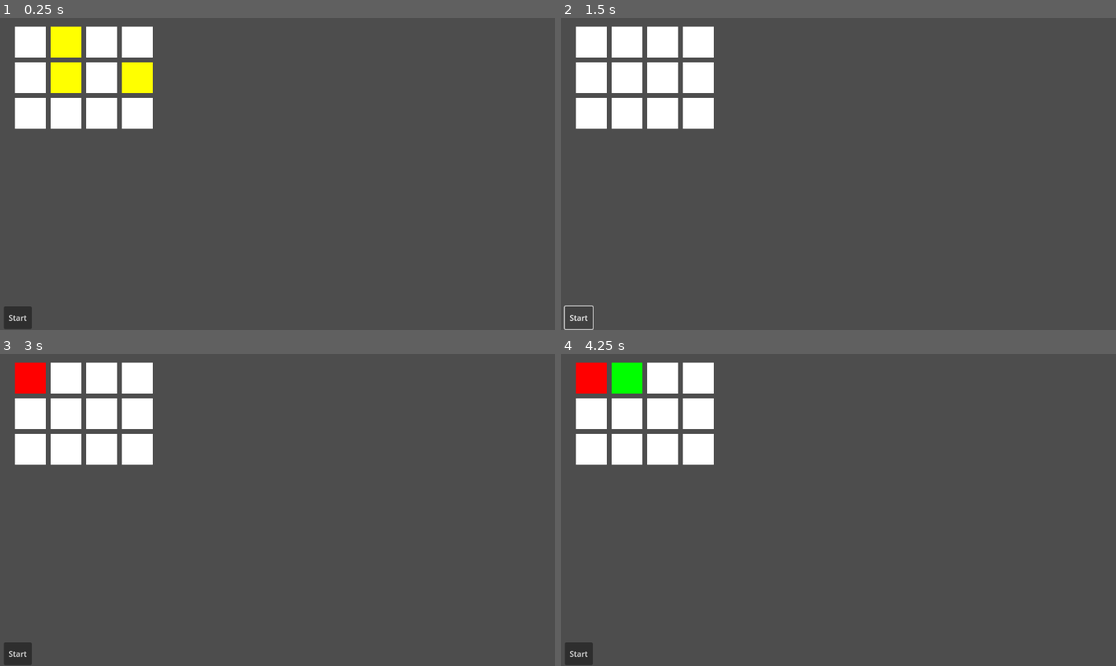
Above: before the commit, frames 1-4 (two rows, left to right).
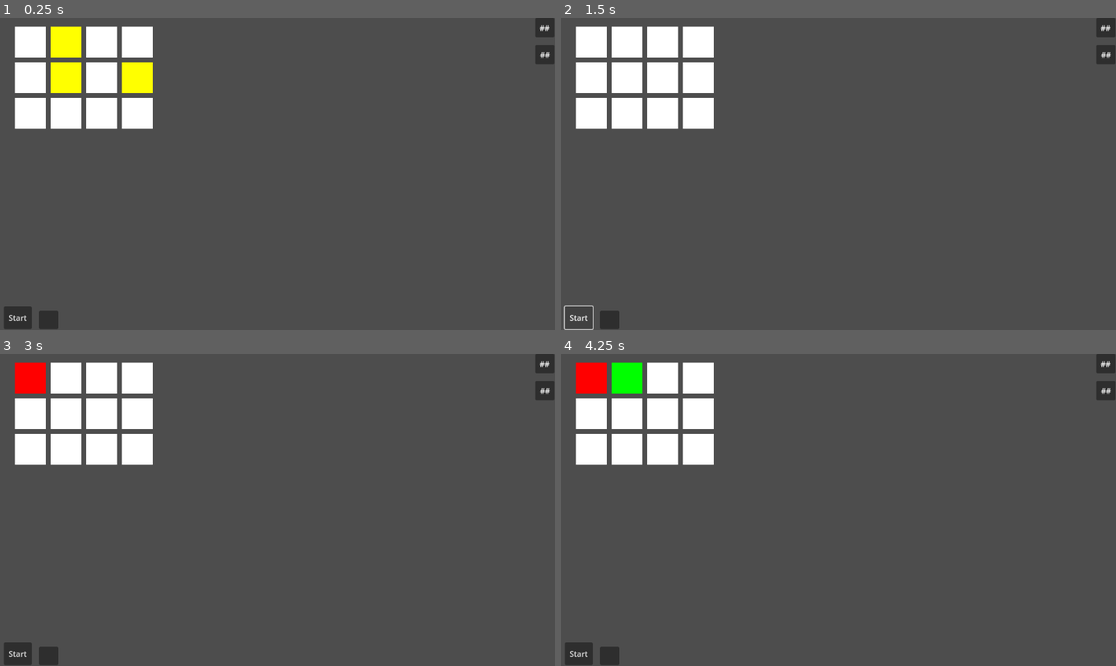
Above: after the commit, the same moments.

Repository: Joen-club/BrainTrainer
Game: Godot game, scene res://RememberCells.tscn
Same seed, same stepped clock (60 frames per second), same inputs: the game is played once before the commit and once after it. The project has no main scene, so this scene is started directly. The engine's default icon, where the game draws it, is replaced by a stand-in: a white triangle on a blue panel in a dark square.
Inputs (mouse positions are in pixels of both pictures, inside the frame that each line leads up to):
- Up to frame 1 (0.25 s): no input
- Up to frame 2 (1.5 s): click (610, 320) at 0.52 s; click "Start" at 1.25 s
- Up to frame 3 (3 s): click "Start" at 2 s; click (27, 378) at 2.77 s
- Up to frame 4 (4.25 s): click (627, 378) at 3.52 s

The runs differ from the first frame. In frame 1, 0.6% of the frame differs, in the area x 7-100%, y 0-100%; in frame 2, 0.6%; in frame 3, 0.6%; in frame 4, 0.6%.

Commit message:
First commit, let's see if I don't break everything

Diff:
--- a/superiorwikium/RememberCells.tscn
+++ b/superiorwikium/RememberCells.tscn
@@ -1,7 +1,8 @@
-[gd_scene load_steps=3 format=3 uid="uid://6ieacoswvdfp"]
+[gd_scene load_steps=4 format=3 uid="uid://6ieacoswvdfp"]
 
 [ext_resource type="Script" path="res://remember_cells.gd" id="1_4kpxh"]
 [ext_resource type="PackedScene" uid="uid://bg1pyw13j1j16" path="res://remember_cells_grid.tscn" id="2_x524u"]
+[ext_resource type="PackedScene" uid="uid://bfrlfwoa4xm7k" path="res://hud.tscn" id="3_22o4q"]
 
 [node name="RememberCellsManager" type="Control"]
 layout_mode = 3
@@ -31,4 +32,14 @@
 offset_bottom = 646.0
 text = "Start"
 
+[node name="HUD" parent="." instance=ExtResource("3_22o4q")]
+
+[node name="Main_menu" parent="HUD" index="3"]
+offset_left = 81.0
+offset_top = 608.0
+offset_right = 121.0
+offset_bottom = 646.0
+
 [connection signal="pressed" from="StartGame" to="." method="_on_start_game_pressed"]
+
+[editable path="HUD"]
--- a/superiorwikium/game_manager.tscn
+++ b/superiorwikium/game_manager.tscn
@@ -1,14 +1,11 @@
-[gd_scene load_steps=10 format=3 uid="uid://dk3scfg428j2o"]
+[gd_scene load_steps=7 format=3 uid="uid://dk3scfg428j2o"]
 
 [ext_resource type="Script" path="res://game_manager.gd" id="1_y72jj"]
 [ext_resource type="PackedScene" uid="uid://12aearhow6lf" path="res://Submarines/red_submarine.tscn" id="2_7w176"]
 [ext_resource type="PackedScene" uid="uid://cipd0hdqeoo3d" path="res://Submarines/yellow_submarine.tscn" id="3_58rwp"]
 [ext_resource type="Script" path="res://game_mod_manager.gd" id="4_q26pf"]
-[ext_resource type="Script" path="res://hud.gd" id="4_qthsx"]
-[ext_resource type="PackedScene" uid="uid://ccnqu2d1hlw7c" path="res://performance_review.tscn" id="5_g2x66"]
 [ext_resource type="PackedScene" uid="uid://ci56y0nc8mhf5" path="res://back_ground.tscn" id="5_gasnw"]
-[ext_resource type="Script" path="res://input_indicator.gd" id="7_wri03"]
-[ext_resource type="Texture2D" uid="uid://pcg0knnehq0j" path="res://icon.svg" id="8_gndxg"]
+[ext_resource type="PackedScene" uid="uid://bfrlfwoa4xm7k" path="res://hud.tscn" id="6_38nmp"]
 
 [node name="GameManager" type="Node2D"]
 script = ExtResource("1_y72jj")
@@ -20,112 +17,5 @@
 
 [node name="BackGround" parent="." instance=ExtResource("5_gasnw")]
 
-[node name="HUD" type="Control" parent="."]
+[node name="HUD" parent="." instance=ExtResource("6_38nmp")]
 unique_name_in_owner = true
-layout_mode = 3
-anchors_preset = 0
-offset_right = 1151.0
-offset_bottom = 651.0
-size_flags_horizontal = 0
-size_flags_vertical = 0
-mouse_filter = 2
-script = ExtResource("4_qthsx")
-performance_review = ExtResource("5_g2x66")
-
-[node name="Score" type="Panel" parent="HUD"]
-layout_mode = 1
-anchors_preset = 5
-anchor_left = 0.5
-anchor_right = 0.5
-offset_left = 535.5
-offset_top = 56.0
-offset_right = 575.5
-offset_bottom = 96.0
-grow_horizontal = 2
-
-[node name="Scoretext" type="Label" parent="HUD/Score"]
-layout_mode = 1
-anchors_preset = 8
-anchor_left = 0.5
-anchor_top = 0.5
-anchor_right = 0.5
-anchor_bottom = 0.5
-offset_left = -10.5
-offset_top = -11.5
-offset_right = 10.5
-offset_bottom = 11.5
-grow_horizontal = 2
-grow_vertical = 2
-text = "##"
-
-[node name="Timer" type="Panel" parent="HUD"]
-layout_mode = 1
-anchors_preset = 1
-anchor_left = 1.0
-anchor_right = 1.0
-offset_left = -40.0
-offset_bottom = 40.0
-grow_horizontal = 0
-
-[node name="Time" type="Label" parent="HUD/Timer"]
-layout_mode = 1
-anchors_preset = 8
-anchor_left = 0.5
-anchor_top = 0.5
-anchor_right = 0.5
-anchor_bottom = 0.5
-offset_left = -20.0
-offset_top = -11.5
-offset_right = 20.0
-offset_bottom = 11.5
-grow_horizontal = 2
-grow_vertical = 2
-text = "##"
-horizontal_alignment = 1
-vertical_alignment = 1
-
-[node name="Timer2" type="Timer" parent="HUD"]
-
-[node name="Main_menu" type="Button" parent="HUD"]
-layout_mode = 0
-offset_left = 5.0
-offset_top = 609.0
-offset_right = 45.0
-offset_bottom = 647.0
-
-[node name="InputIndicator" type="ColorRect" parent="HUD"]
-visible = false
-layout_mode = 1
-anchors_preset = 15
-anchor_right = 1.0
-anchor_bottom = 1.0
-grow_horizontal = 2
-grow_vertical = 2
-color = Color(0.597295, 0.140258, 0.157297, 0.368627)
-script = ExtResource("7_wri03")
-
-[node name="TextureRect" type="TextureRect" parent="HUD/InputIndicator"]
-visible = false
-modulate = Color(0, 1, 0, 1)
-layout_mode = 1
-anchors_preset = 8
-anchor_left = 0.5
-anchor_top = 0.5
-anchor_right = 0.5
-anchor_bottom = 0.5
-offset_left = -20.0
-offset_top = -20.0
-offset_right = 20.0
-offset_bottom = 20.0
-grow_horizontal = 2
-grow_vertical = 2
-texture = ExtResource("8_gndxg")
-expand_mode = 1
-
-[node name="Timer" type="Timer" parent="HUD/InputIndicator"]
-wait_time = 0.2
-
-[connection signal="time_is_up" from="HUD" to="." method="end"]
-[connection signal="timeout" from="HUD/Timer2" to="HUD" method="_on_timer_timeout"]
-[connection signal="pressed" from="HUD/Main_menu" to="HUD" method="_on_main_menu_pressed"]
-[connection signal="timeout" from="HUD/InputIndicator/Timer" to="HUD/InputIndicator" method="_on_timer_timeout"]
--- a/superiorwikium/hud.gd
+++ b/superiorwikium/hud.gd
@@ -11,6 +11,7 @@
 
 var score = 0
 
+"""Overwrite"""
 var game_performance: Dictionary = {
 	"Score": 0,
 	"Button_press_count": 0,
@@ -27,6 +28,7 @@
 	label.text = str(game_performance["Score"])
 	time_remains_display.text = str(time_remains_default)
 
+"""Overwrite"""
 func adjust_score(new_score):
 	if new_score > 0:
 		game_performance['Correct_press_count'] += 1
--- /dev/null
+++ b/superiorwikium/hud.tscn
@@ -0,0 +1,114 @@
+[gd_scene load_steps=5 format=3 uid="uid://bfrlfwoa4xm7k"]
+
+[ext_resource type="Script" path="res://hud.gd" id="1_r4i6o"]
+[ext_resource type="PackedScene" uid="uid://ccnqu2d1hlw7c" path="res://performance_review.tscn" id="2_muckd"]
+[ext_resource type="Script" path="res://input_indicator.gd" id="3_m7wcm"]
+[ext_resource type="Texture2D" uid="uid://pcg0knnehq0j" path="res://icon.svg" id="4_b6r26"]
+
+[node name="HUD" type="Control"]
+layout_mode = 3
+anchors_preset = 0
+offset_right = 1151.0
+offset_bottom = 651.0
+size_flags_horizontal = 0
+size_flags_vertical = 0
+mouse_filter = 2
+script = ExtResource("1_r4i6o")
+performance_review = ExtResource("2_muckd")
+
+[node name="Score" type="Panel" parent="."]
+layout_mode = 1
+anchors_preset = 5
+anchor_left = 0.5
+anchor_right = 0.5
+offset_left = 535.5
+offset_top = 56.0
+offset_right = 575.5
+offset_bottom = 96.0
+grow_horizontal = 2
+
+[node name="Scoretext" type="Label" parent="Score"]
+layout_mode = 1
+anchors_preset = 8
+anchor_left = 0.5
+anchor_top = 0.5
+anchor_right = 0.5
+anchor_bottom = 0.5
+offset_left = -10.5
+offset_top = -11.5
+offset_right = 10.5
+offset_bottom = 11.5
+grow_horizontal = 2
+grow_vertical = 2
+text = "##"
+
+[node name="Timer" type="Panel" parent="."]
+layout_mode = 1
+anchors_preset = 1
+anchor_left = 1.0
+anchor_right = 1.0
+offset_left = -40.0
+offset_bottom = 40.0
+grow_horizontal = 0
+
+[node name="Time" type="Label" parent="Timer"]
+layout_mode = 1
+anchors_preset = 8
+anchor_left = 0.5
+anchor_top = 0.5
+anchor_right = 0.5
+anchor_bottom = 0.5
+offset_left = -20.0
+offset_top = -11.5
+offset_right = 20.0
+offset_bottom = 11.5
+grow_horizontal = 2
+grow_vertical = 2
+text = "##"
+horizontal_alignment = 1
+vertical_alignment = 1
+
+[node name="Timer2" type="Timer" parent="."]
+
+[node name="Main_menu" type="Button" parent="."]
+layout_mode = 0
+offset_left = 5.0
+offset_top = 609.0
+offset_right = 45.0
+offset_bottom = 647.0
+
+[node name="InputIndicator" type="ColorRect" parent="."]
+visible = false
+layout_mode = 1
+anchors_preset = 15
+anchor_right = 1.0
+anchor_bottom = 1.0
+grow_horizontal = 2
+grow_vertical = 2
+color = Color(0.597295, 0.140258, 0.157297, 0.368627)
+script = ExtResource("3_m7wcm")
+
+[node name="TextureRect" type="TextureRect" parent="InputIndicator"]
+visible = false
+modulate = Color(0, 1, 0, 1)
+layout_mode = 1
+anchors_preset = 8
+anchor_left = 0.5
+anchor_top = 0.5
+anchor_right = 0.5
+anchor_bottom = 0.5
+offset_left = -20.0
+offset_top = -20.0
+offset_right = 20.0
+offset_bottom = 20.0
+grow_horizontal = 2
+grow_vertical = 2
+texture = ExtResource("4_b6r26")
+expand_mode = 1
+
+[node name="Timer" type="Timer" parent="InputIndicator"]
+wait_time = 0.2
+
+[connection signal="timeout" from="Timer2" to="." method="_on_timer_timeout"]
+[connection signal="pressed" from="Main_menu" to="." method="_on_main_menu_pressed"]
+[connection signal="timeout" from="InputIndicator/Timer" to="InputIndicator" method="_on_timer_timeout"]
--- a/superiorwikium/main.tscn
+++ b/superiorwikium/main.tscn
@@ -23,3 +23,4 @@
 [connection signal="pressed" from="Start_button" to="." method="start_game"]
 
 [editable path="GameManager"]
+[editable path="GameManager/HUD"]
--- a/superiorwikium/remember_cells.gd
+++ b/superiorwikium/remember_cells.gd
@@ -1,4 +1,6 @@
 extends Control
+
+"""Add main node, set up HUD."""
 
 @export var grid: PackedScene
 @export var level: int = 10
